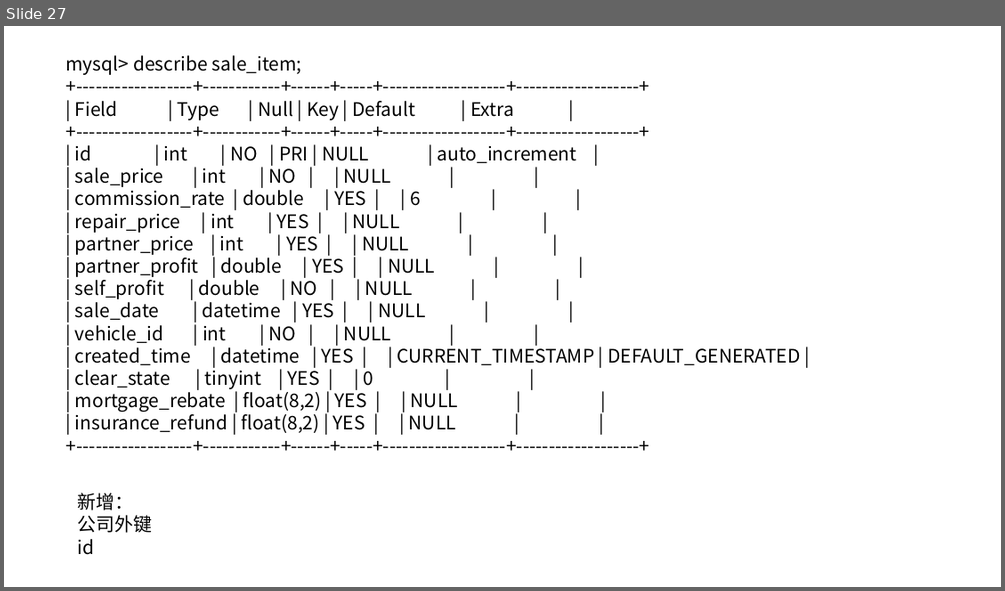
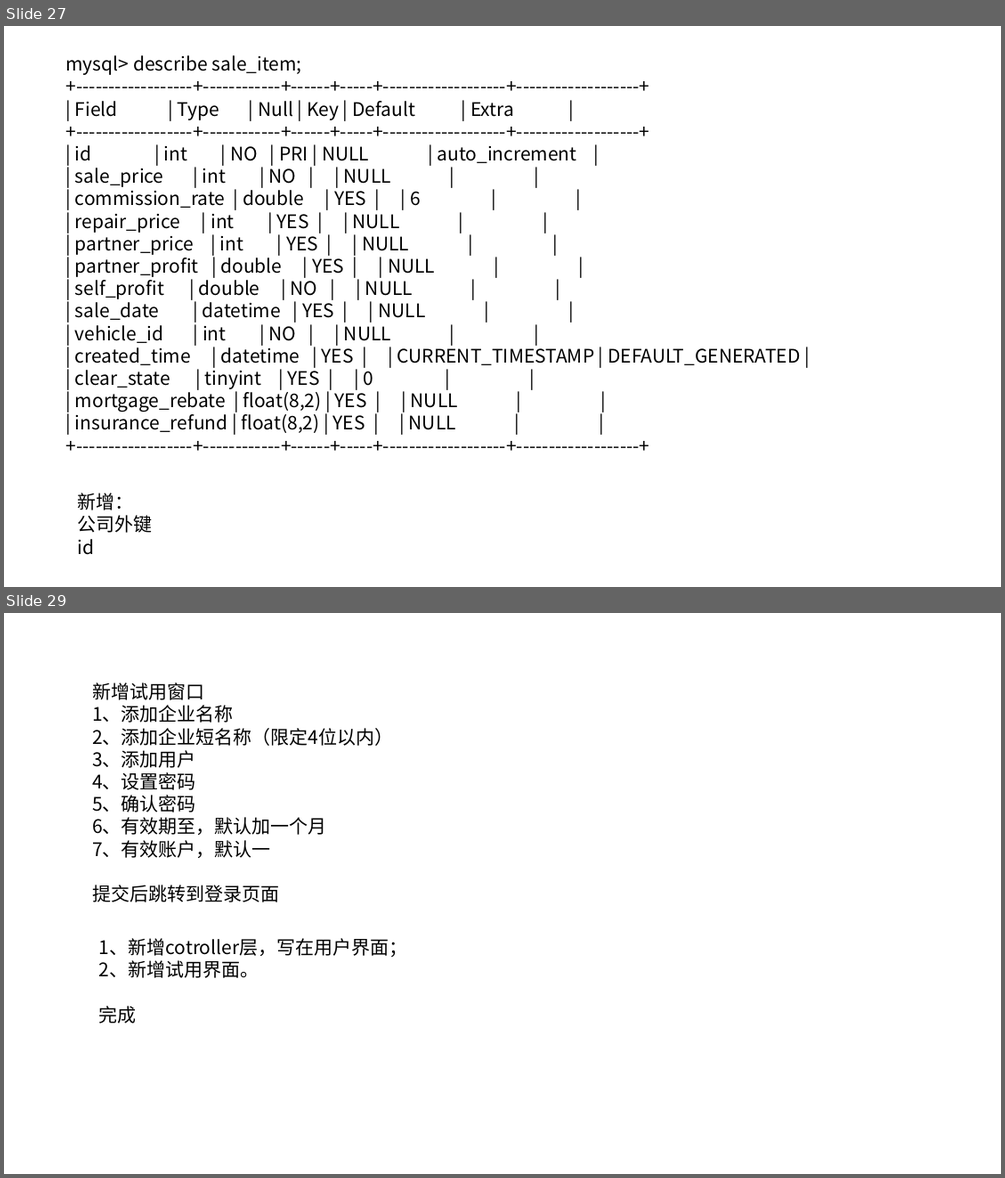
Before and after one commit to Jarrettluo/vehicle-management-platform, a slide deck: 设计.pptx. Shown one above the other, each under a label of ours: slide 27 before the commit, slides 27 and 29 after it; the slides between them are not shown. The pictures are 1005x591 and 1005x1178 pixels, drawn with LibreOffice and Linux fonts; fonts in the diff are those of the drawing. Boxes give left, top, right and bottom in pixels: in the first picture for what was removed or moved away, otherwise in the second. Text is boxed around its words. In the diff, an @@ line names an element or a change of style, - is before the commit and + after.

Commit message:
增加试用页面

```diff
--- a/设计.pptx
+++ b/设计.pptx
@@ slide 29 added at (4,613,1001,1174), background #FFFFFF @@
@@ text added at (92,682,393,902), 18 pt, text #000000 @@
+新增试用窗口
+1、添加企业名称
+2、添加企业短名称（限定4位以内）
+3、添加用户
+4、设置密码
+5、确认密码
+6、有效期至，默认加一个月
+7、有效账户，默认一
+提交后跳转到登录页面
@@ text added at (99,938,407,1023), 18 pt, text #000000 @@
+1、新增cotroller层，写在用户界面；
+2、新增试用界面。
+完成
```
Also in this commit, not shown: 2 slides changed, 8 other files.
